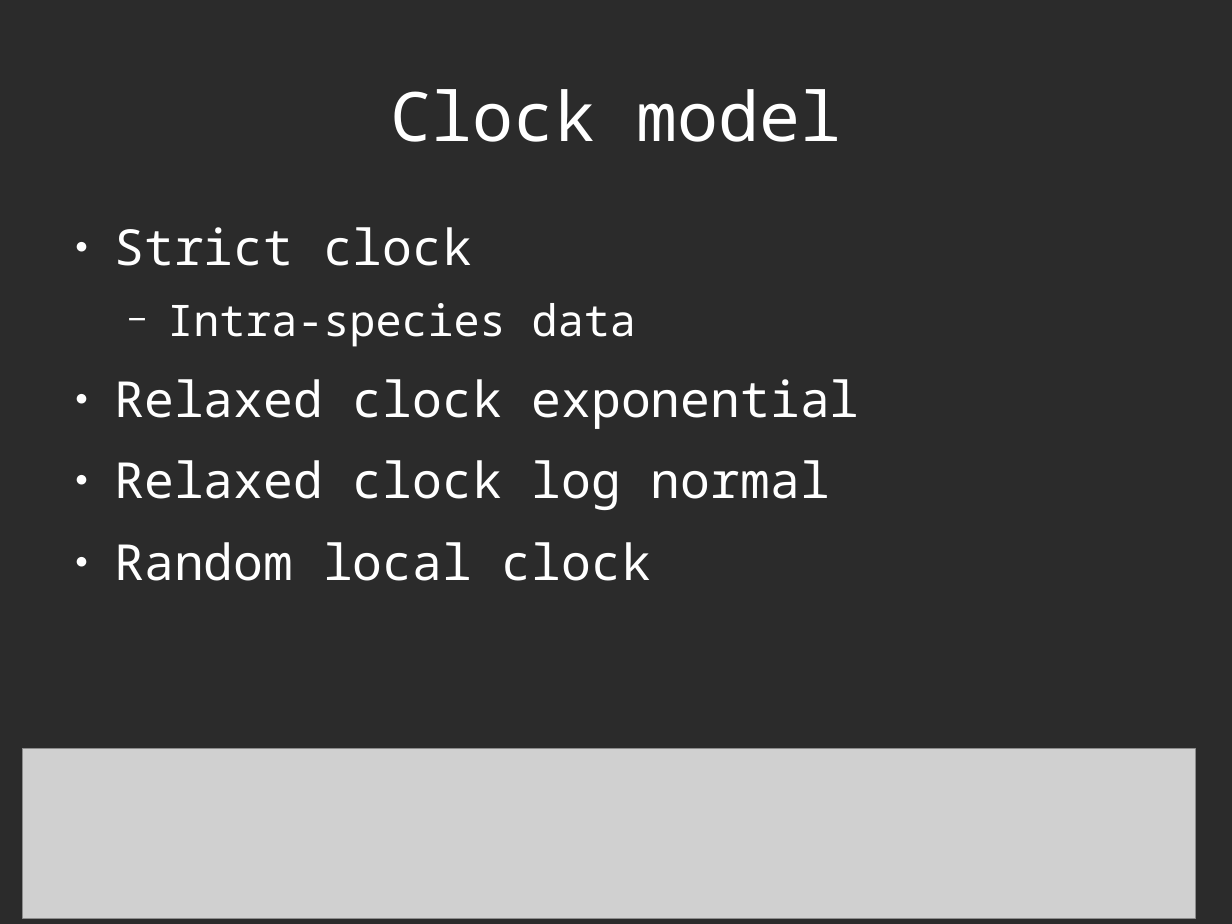
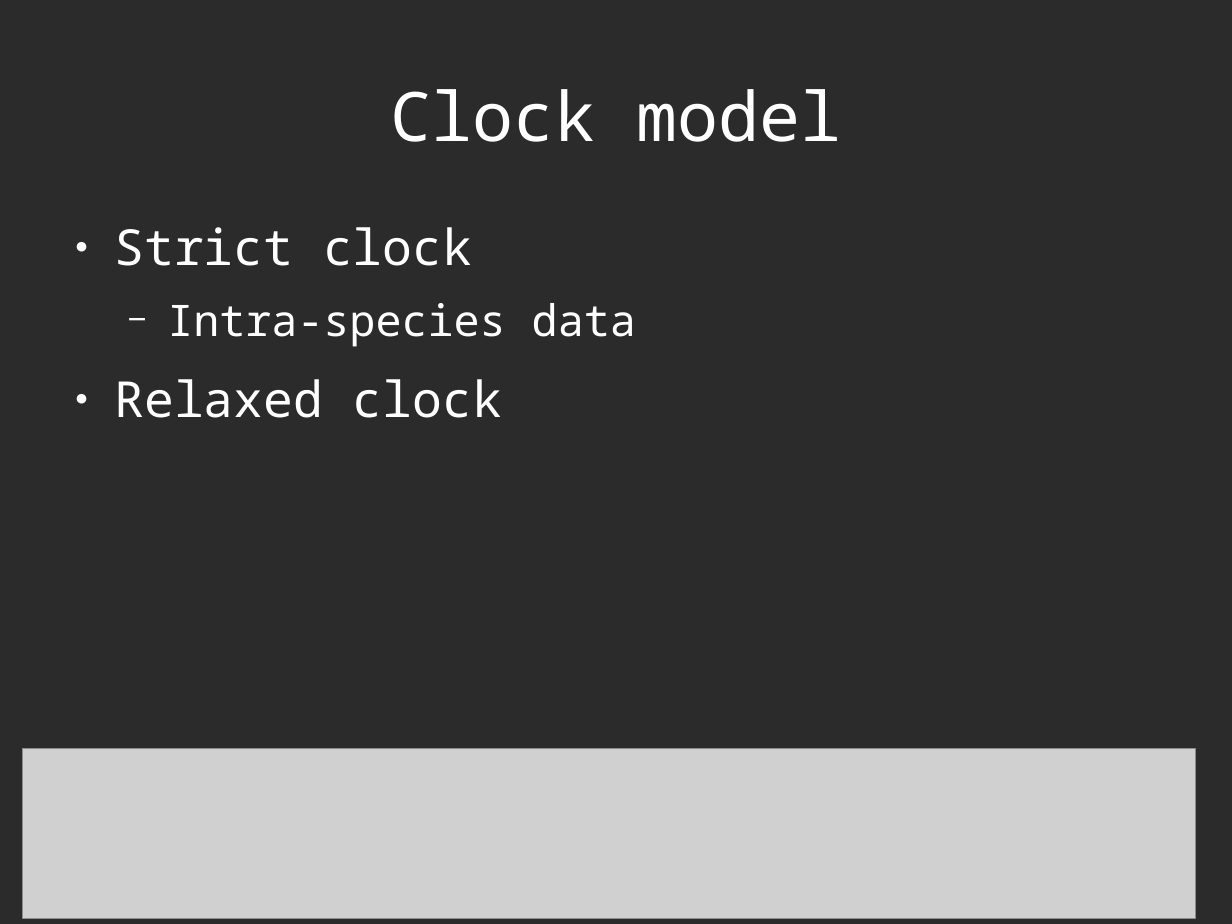
Before and after one commit to richelbilderbeek/Science, a slide deck: slide 12 of Bilderbeek2016Beast/Beast2.odp. Drawn at 1232x924 pixels with LibreOffice and Linux fonts; fonts in the diff are those of the drawing; grey boxes stand for pictures; background and template pictures are left out; a plain dark background stands for a picture behind light text. Boxes give left, top, right and bottom in pixels: in the first picture for what was removed or moved away, otherwise in the second. Text is boxed around its words. In the diff, an @@ line names an element or a change of style, - is before the commit and + after.

```diff
--- a/Bilderbeek2016Beast/Beast2.odp
+++ b/Bilderbeek2016Beast/Beast2.odp
@@ text at bbox=[115, 379, 502, 418]: text changed @@
-● Relaxed clock exponential
-● Relaxed clock log normal
-● Random local clock
+● Relaxed clock
```
Also in this commit, not shown: 8 other slides changed, 2 slides added, 1 slide removed, 3 other files.
